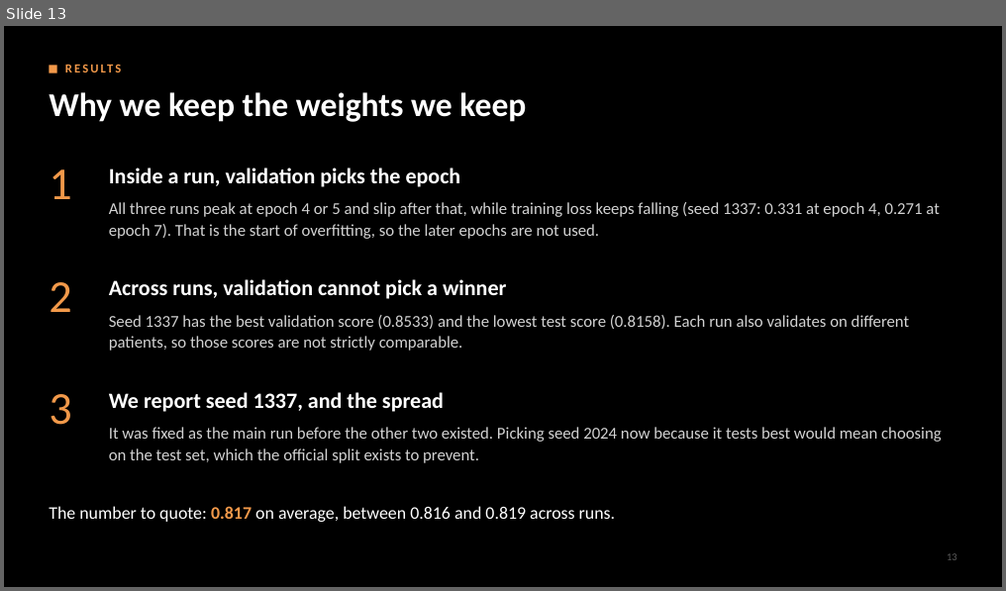
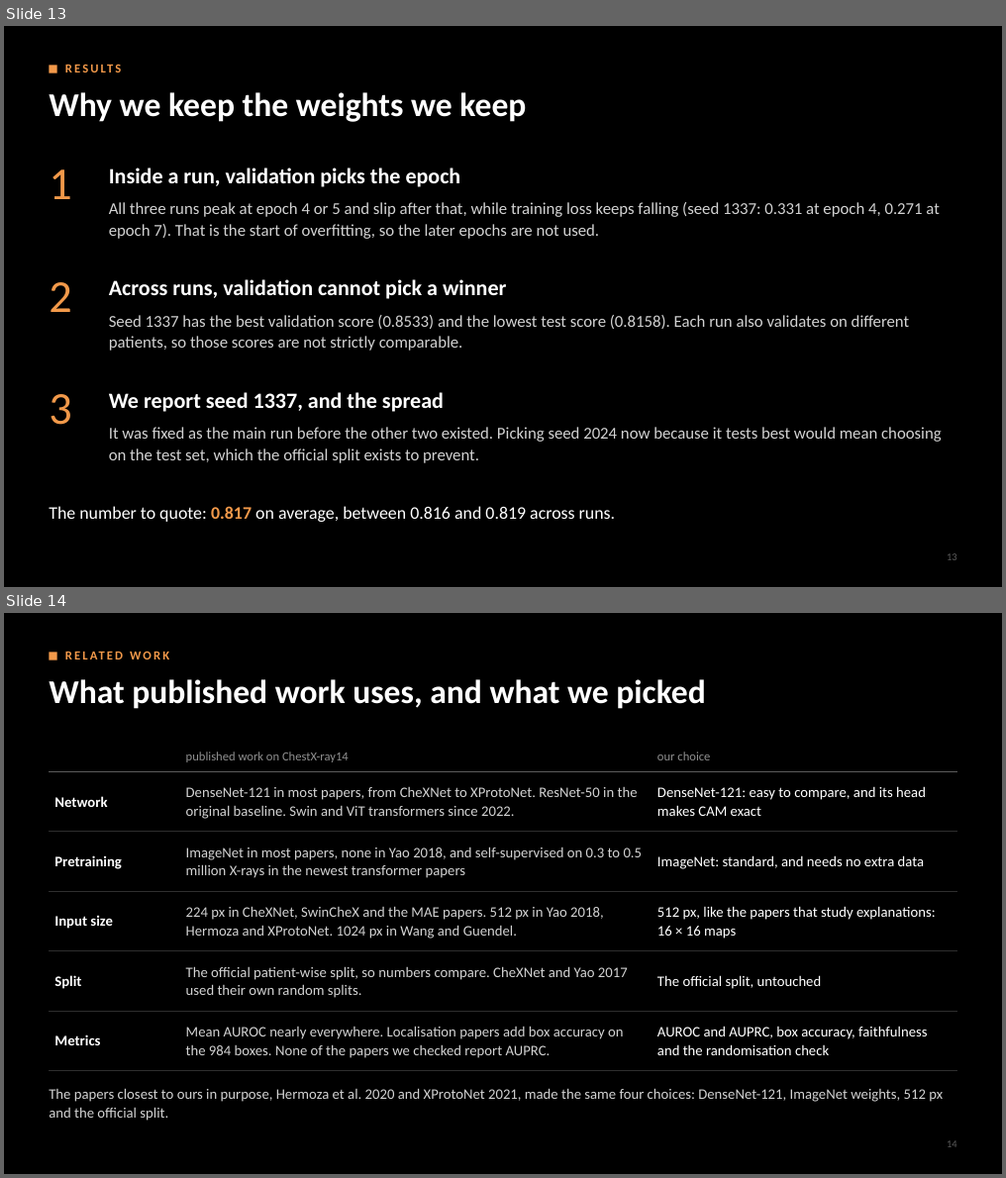
Before and after one commit to NightRaven-0/CNN, a slide deck: presentation/first_review.pptx. Shown one above the other, each under a label of ours: slide 13 before the commit, slides 13 and 14 after it. The pictures are 1006x591 and 1006x1178 pixels, drawn with LibreOffice and Linux fonts; fonts in the diff are those of the drawing. Boxes give left, top, right and bottom in pixels: in the first picture for what was removed or moved away, otherwise in the second. Text is boxed around its words. In the diff, an @@ line names an element or a change of style, - is before the commit and + after.

```diff
--- a/presentation/first_review.pptx
+++ b/presentation/first_review.pptx
@@ slide 14 added at <box>4,613,1002,1174</box>, background #000000 @@
@@ rectangle added at <box>49,652,57,661</box>, fill #F2994A @@
@@ text added at <box>49,679,705,709</box>, 32 pt, text #FFFFFF, bold @@
+What published work uses, and what we picked
@@ text added at <box>275,679,346,704</box>, 12 pt, text #F2994A, bold @@
+RELATED WORK
@@ table added at <box>49,742,957,1071</box>, 6 rows, 3 columns @@
+ | published work on ChestX-ray14 | our choice
+Network | DenseNet-121 in most papers, from CheXNet to XProtoNet. ResNet-50 in the original baseline. Swin and ViT transformers since 2022. | DenseNet-121: easy to compare, and its head makes CAM exact
+Pretraining | ImageNet in most papers, none in Yao 2018, and self-supervised on 0.3 to 0.5 million X-rays in the newest transformer papers | ImageNet: standard, and needs no extra data
+Input size | 224 px in CheXNet, SwinCheX and the MAE papers. 512 px in Yao 2018, Hermoza and XProtoNet. 1024 px in Wang and Guendel. | 512 px, like the papers that study explanations: 16 × 16 maps
+Split | The official patient-wise split, so numbers compare. CheXNet and Yao 2017 used their own random splits. | The official split, untouched
+Metrics | Mean AUROC nearly everywhere. Localisation papers add box accuracy on the 984 boxes. None of the papers we checked report AUPRC. | AUROC and AUPRC, box accuracy, faithfulness and the randomisation check
@@ text added at <box>49,1088,943,1121</box>, 14 pt, text #D2D2D2 @@
+The papers closest to ours in purpose, Hermoza et al. 2020 and XProtoNet 2021, made the same four choices: DenseNet-121, ImageNet weights, 512 px and the official split.
@@ text added at <box>946,1141,957,1148</box>, 10 pt, text #5C5C5C @@
+14
```
Also in this commit, not shown: 16 slides changed, 3 other slides added, 8 other files.
